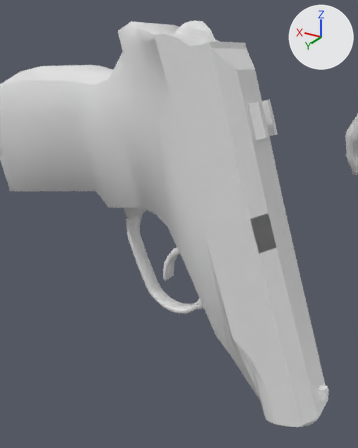
Before and after pictures for a commit that changed the Blender file Blender_Projects/Viewmodel_Makarov.blend.
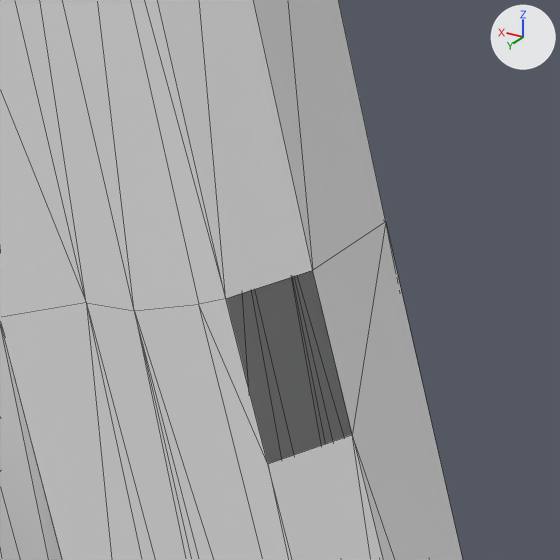
The first picture shows the older version from a 50 mm lens placed at (-0.1627, 0.2604, -0.3482), pointed at (-0.08, 0.1225, -0.4171). The close-ups show both versions on the part from 57% to 89% of the width and 35% to 61% of the height of that picture; other places that the commit changed are outside them. The axes (+X, +Y, +Z) are drawn at upper right. The lights are the same throughout. The close-ups show mesh edges as thin lines.

The first close-up shows 'Rest_of_the_gun_Sphere', 'Top_Slider_Sphere.001'.
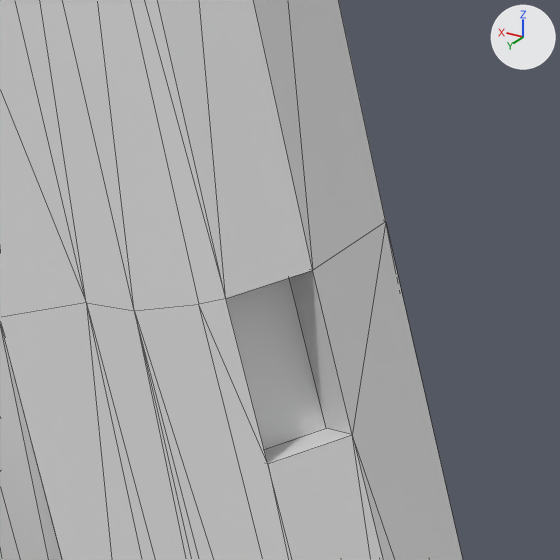
Edits to the bpy script that builds the scene:
```text
Change me_top_slider_sphere_001:
    where me_top_slider_sphere_001.from_pydata(...)  # 127 vertices, 227 faces; spans x -2.87..-0.44, y 2.93..3.39, z -0.22..0.22
    used by ob_top_slider_sphere_001; location = (0.09807, 0.10503, -0.38925); rotation_euler = (1.754, -1.22, -0.195), in degrees (100, -70, -11); scale = (0.0574, 0.0574, 0.0574)
    verts and faces of me_top_slider_sphere_001; kept vertices keep their numbers, new ones are numbered from 127
    before: 65 (-1.76, 3.25, -0.22) at pixel (267, 463), 68 (-1.55, 3.25, -0.22) at pixel (225, 298), 76 (-1.76, 3.32, -0.13) at pixel (352, 434), 77 (-1.55, 3.32, -0.13) at pixel (312, 270)
    me_top_slider_sphere_001 part 1
    add for new, old in zip([*range(127, 131)], [65, 68, 76, 77]): verts[new] = verts[old] + (0.0, -0.05, 0.04)
    add faces += [(65, 127, 128, 68), (127, 129, 130, 128), (76, 77, 130, 129), (65, 76, 129, 127), (68, 128, 130, 77)]
```

Changed parts and their boxes (x1, y1, x2, y2) in the close-ups (560 x 560 px):
part 1 of me_top_slider_sphere_001, added: after (226, 270, 352, 464)
